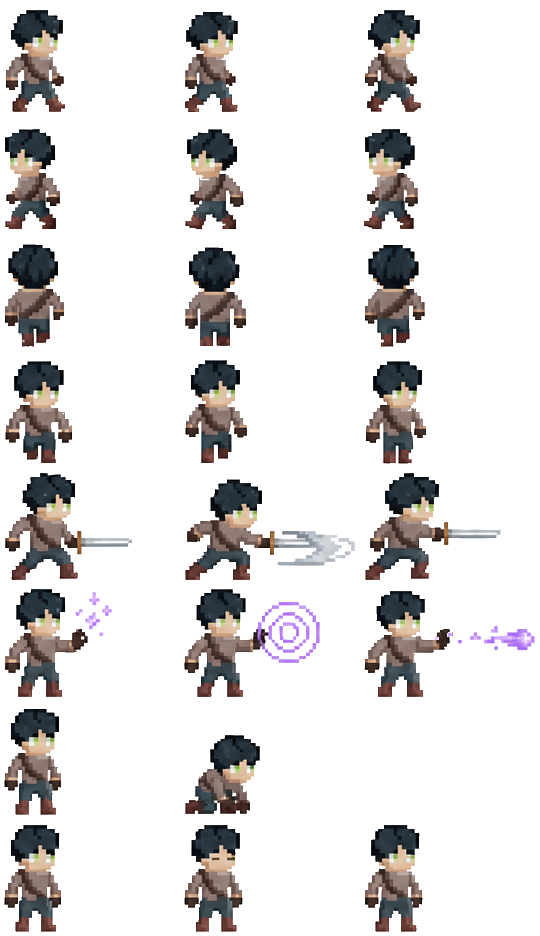
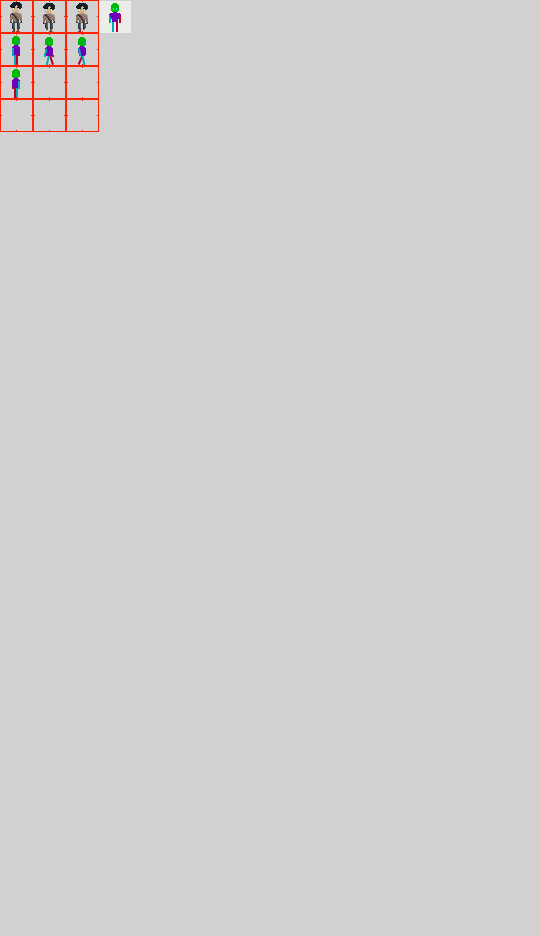
Layer changes from the first 540x936 image to the second:
added group "Calque de groupe 13" with 12 layers above "Copier de Calque de groupe 11" over [0, 0, 130, 163]
added layer "Copier de Calque de dessin 3" (1st of 10, in "Calque de groupe 13") in group "Calque de groupe 13" over [66, 66, 130, 130]
added layer "Copier de Calque de dessin 3" (2nd of 10, in "Calque de groupe 13") in group "Calque de groupe 13" over [33, 66, 97, 130]
added layer "Copier de Calque de dessin 3" (3rd of 10, in "Calque de groupe 13") in group "Calque de groupe 13" over [66, 99, 130, 163]
added group "Copier de Calque de groupe 11" (1st of 2) with 6 layers above "Copier de Calque de groupe 11" over [0, 0, 127, 98]
added layer "Calque de dessin 7" (1st of 4, in "Copier de Calque de groupe 11") in group "Copier de Calque de groupe 11" over [0, 0, 127, 98]
added layer "Calque de dessin 8" (1st of 4, in "Copier de Calque de groupe 11") in group "Copier de Calque de groupe 11" over [0, 0, 125, 98]
added group "Copier de Calque de groupe 11" (2nd of 2) with 6 layers above "Calque de groupe 11" over [30, 33, 96, 98]
added group "Calque de groupe 12" with 4 layers above "Calque de groupe 14" over [0, 0, 165, 125]
added layer "Calque de dessin 5 (collé)" in group "Calque de groupe 12" over [37, 0, 165, 61]
added layer "Calque de dessin 4 (collé)" (1st of 2, in "Calque de groupe 12") in group "Calque de groupe 12" over [4, 0, 132, 125]
added layer "Calque de dessin 4 (collé)" (2nd of 2, in "Calque de groupe 12") in group "Calque de groupe 12" over [0, 0, 163, 125]
added layer "Calque de dessin 3 (collé)" in group "Calque de groupe 12" over [0, 0, 66, 125]
added group "Calque de groupe 14" with 3 layers above "Calque de dessin 4" over [0, 0, 540, 936]
hid "Copier de Arrière-plan", moved it into group "Calque de groupe 14", painted on it over [0, 0, 540, 936]
added layer "Calque de dessin 4" above "Arrière-plan" over [0, 0, 540, 936]
…and 33 more changes (33 added)
